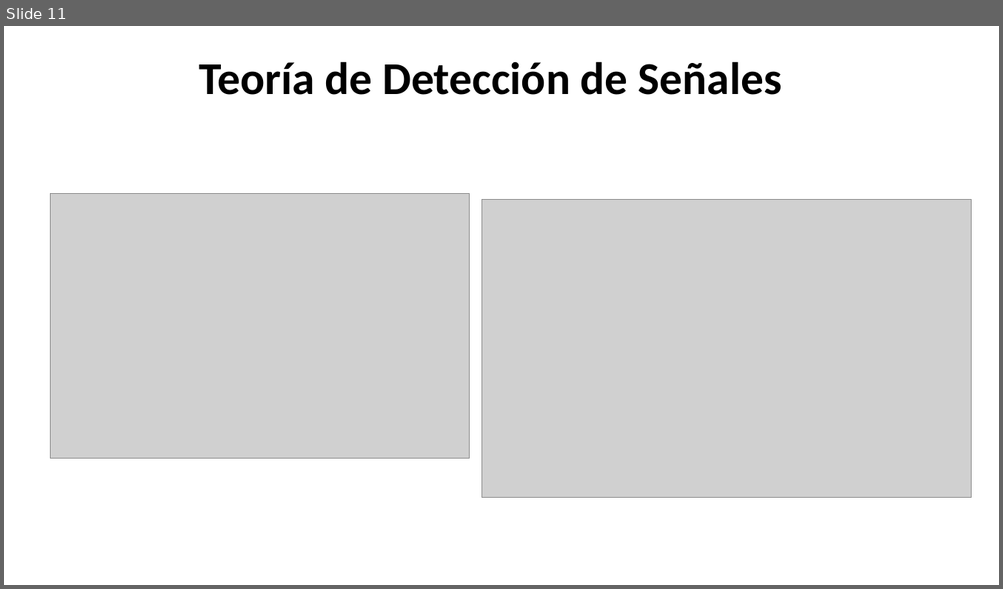
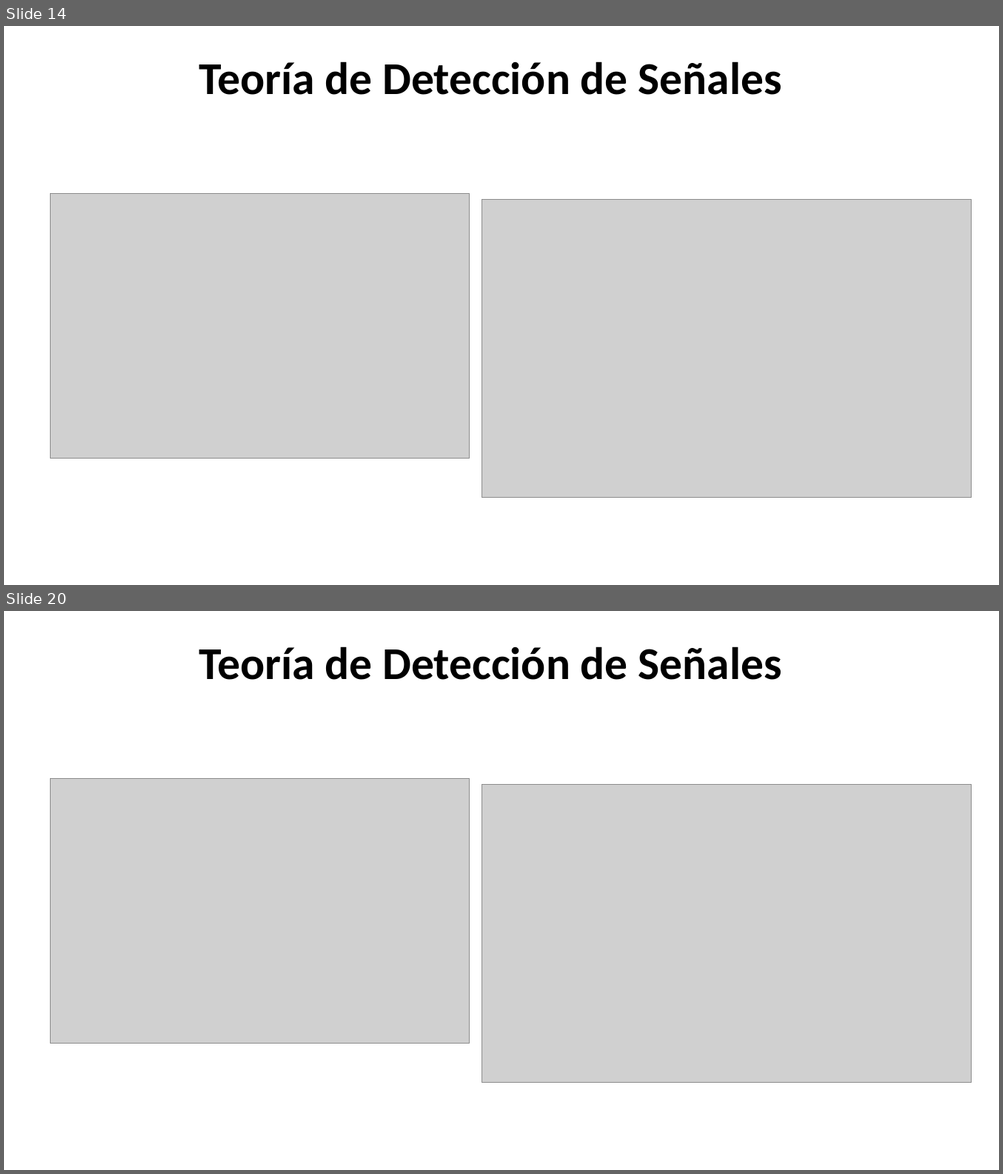
Before and after one commit to Adrifelcha/Adrifelcha, a slide deck: Tesis/Presentaciones/AMC_TDS.pptx. Shown one above the other, each under a label of ours: slide 11 before the commit, slides 14 and 20 after it; the slides between them are not shown. The pictures are 1003x589 and 1003x1174 pixels, drawn with LibreOffice and Linux fonts; fonts in the diff are those of the drawing; grey boxes stand for pictures. Boxes give left, top, right and bottom in pixels: in the first picture for what was removed or moved away, otherwise in the second. Text is boxed around its words. In the diff, an @@ line names an element or a change of style, - is before the commit and + after.

Commit message:
Presentacion Sabatina Detección de Señales

```diff
--- a/Tesis/Presentaciones/AMC_TDS.pptx
+++ b/Tesis/Presentaciones/AMC_TDS.pptx
@@ slide 20 added at (4,611,999,1170), background #FFFFFF @@
@@ text added at (199,647,782,680), 44 pt, text #000000, bold @@
+Teoría de Detección de Señales
@@ picture added at (51,779,469,1044) @@
@@ picture added at (482,784,972,1083) @@
@@ what was slide 11 is now slide 14 @@
```
Also in this commit, not shown: 11 other slides added, 1 slide removed, 1 other file.
